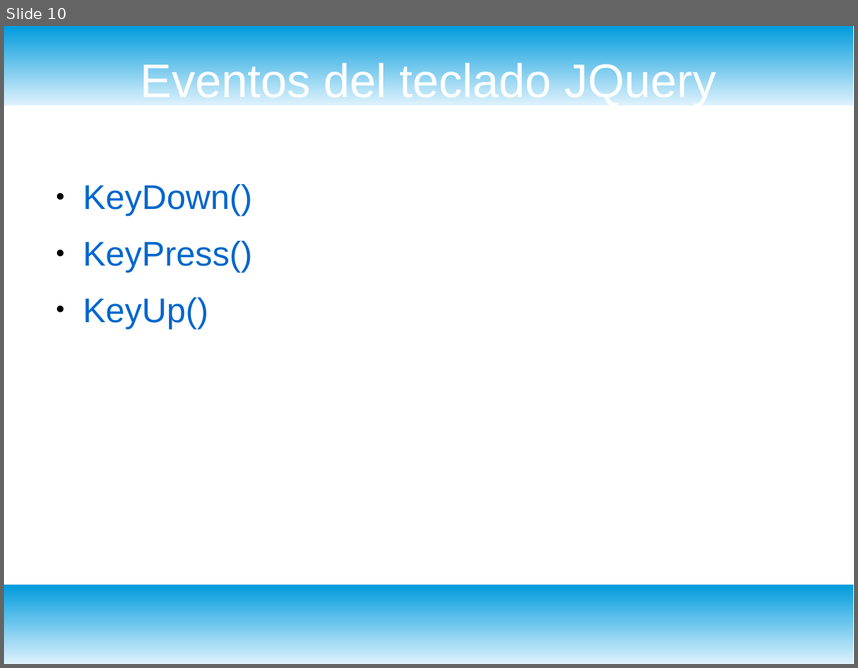
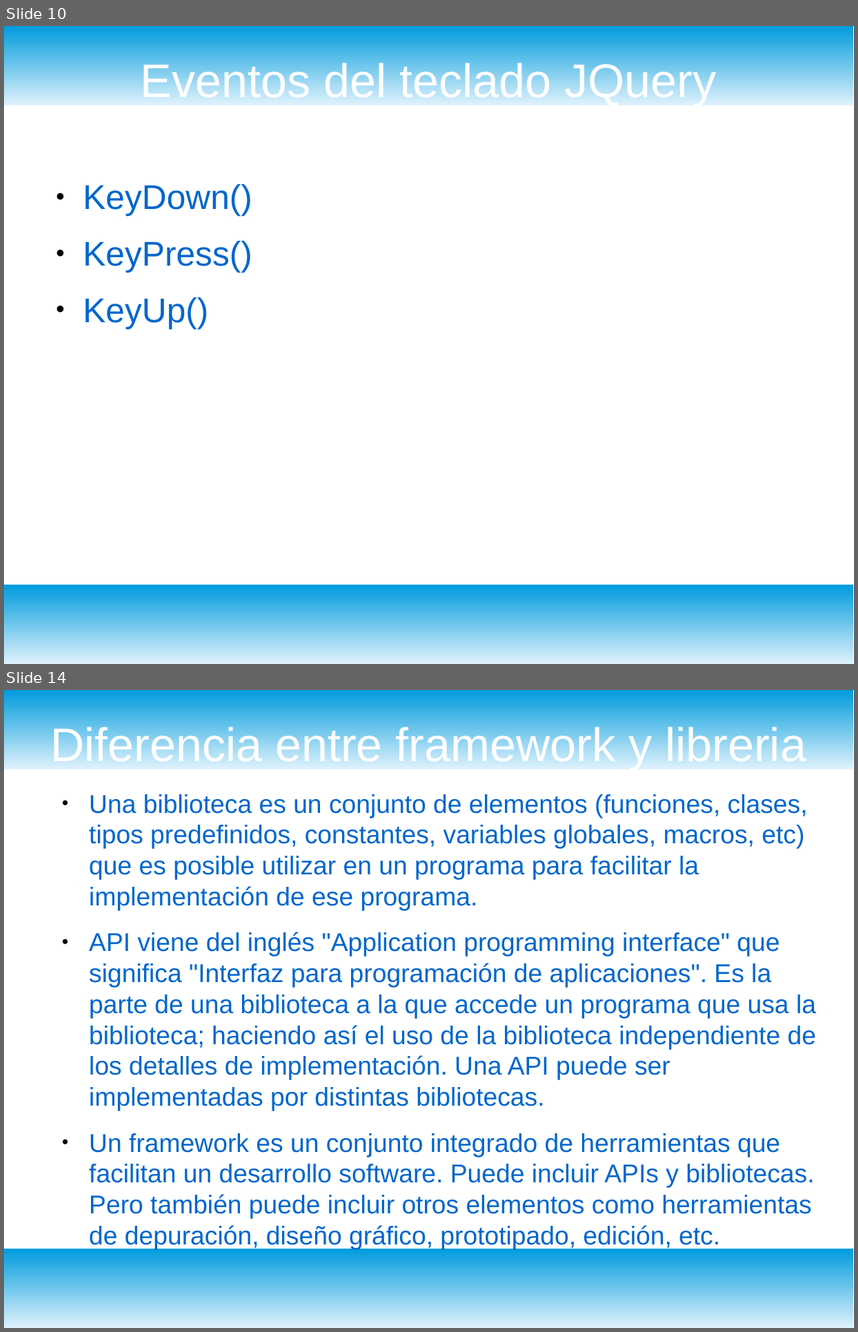
Before and after one commit to alan2h/dydweb, a slide deck: jquery/presentacion.odp. Shown one above the other, each under a label of ours: slide 10 before the commit, slides 10 and 14 after it; the slides between them are not shown. The pictures are 858x668 and 858x1332 pixels, drawn with LibreOffice and Linux fonts; fonts in the diff are those of the drawing. Boxes give left, top, right and bottom in pixels: in the first picture for what was removed or moved away, otherwise in the second. Text is boxed around its words. In the diff, an @@ line names an element or a change of style, - is before the commit and + after.

```diff
--- a/jquery/presentacion.odp
+++ b/jquery/presentacion.odp
@@ slide 14 added at bbox=[4, 690, 854, 1328], background #FFFFFF; not listed: 2 template elements that a slide beside it also shows @@
@@ title added at bbox=[50, 723, 806, 769], 44 pt, text #FFFFFF @@
+Diferencia entre framework y libreria
@@ text added at bbox=[89, 794, 816, 1250], 24 pt, text #0066CC @@
+● Una biblioteca es un conjunto de elementos (funciones, clases, tipos predefinidos, constantes, variables globales, macros, etc) que es posible utilizar en un programa para facilitar la implementación de ese programa.
+● API viene del inglés "Application programming interface" que significa "Interfaz para programación de aplicaciones". Es la parte de una biblioteca a la que accede un programa que usa la biblioteca; haciendo así el uso de la biblioteca independiente de los detalles de implementación. Una API puede ser implementadas por distintas bibliotecas.
+● Un framework es un conjunto integrado de herramientas que facilitan un desarrollo software. Puede incluir APIs y bibliotecas. Pero también puede incluir otros elementos como herramientas de depuración, diseño gráfico, prototipado, edición, etc.
```
Also in this commit, not shown: 4 other slides added, 27 other files.
